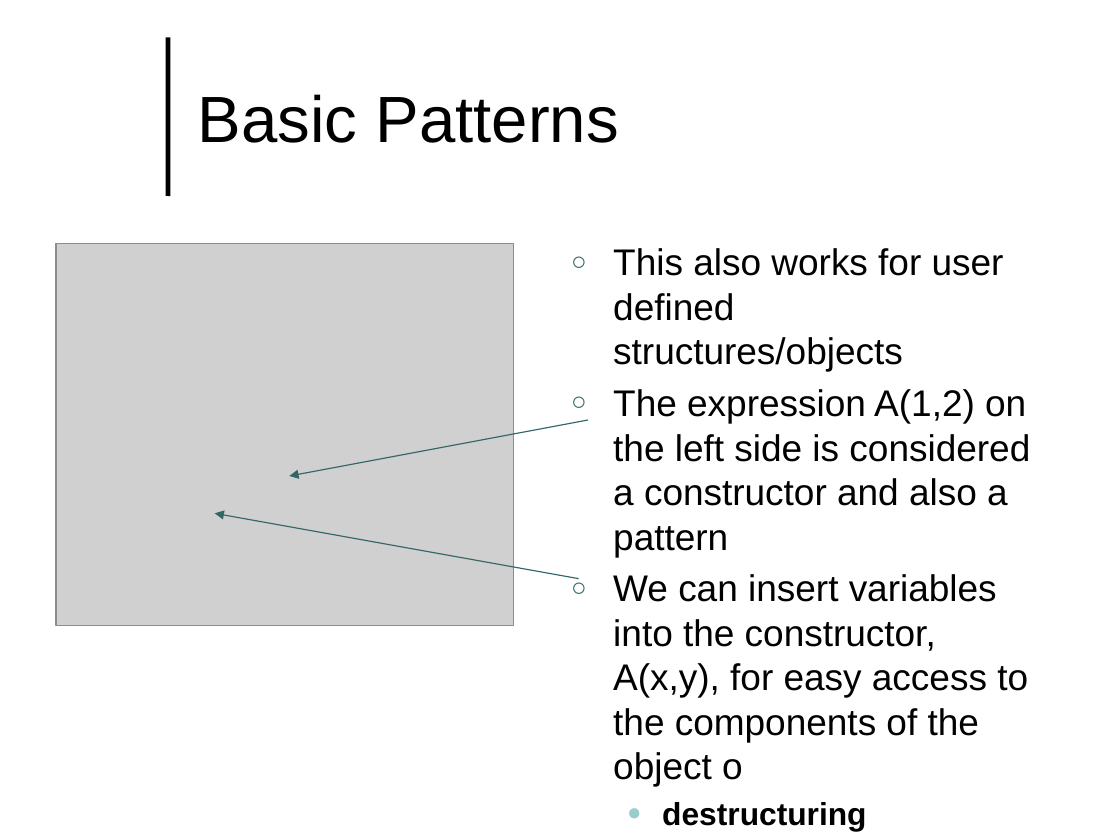
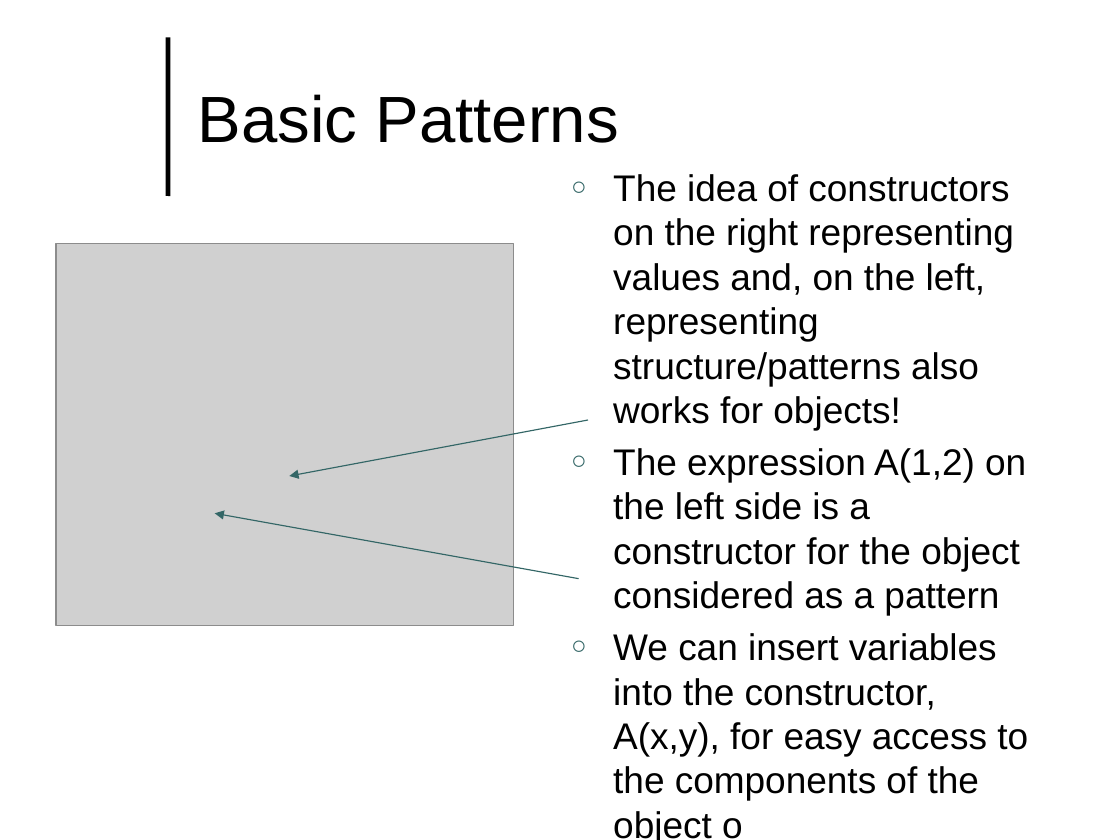
Before and after one commit to lutzhamel/CSC493, a slide deck: slide 18 of notes/csc493-ln004.pptx (slide 14 before the commit). Drawn at 1120x840 pixels with LibreOffice and Linux fonts; fonts in the diff are those of the drawing; grey boxes stand for pictures; background and template pictures are left out. Boxes give left, top, right and bottom in pixels: in the first picture for what was removed or moved away, otherwise in the second. Text is boxed around its words. In the diff, an @@ line names an element or a change of style, - is before the commit and + after.

```diff
--- a/notes/csc493-ln004.pptx
+++ b/notes/csc493-ln004.pptx
@@ text "The idea of constructors on ...": place and size @@
-text "The idea of constructors on ..." at bbox=[613, 248, 1030, 742]
+text "The idea of constructors on ..." at bbox=[613, 174, 1028, 800]
@@ text at bbox=[613, 174, 1026, 615]: text changed @@
-○ This also works for user defined structures/objects
-○ The expression A(1,2) on the left side is considered a constructor and also a pattern
+○ The idea of constructors on the right representing values and, on the left, representing structure/patterns also works for objects!
+○ The expression A(1,2) on the left side is a constructor for the object considered as a pattern
```
Also in this commit, not shown: 6 other slides changed, 4 slides added, 5 other files.
